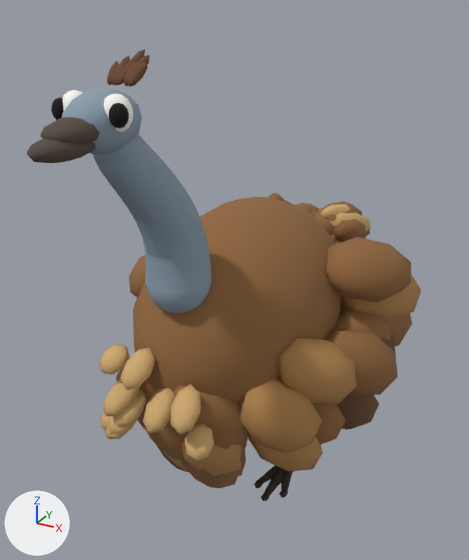
The glTF model ferramenta-shorts/web/assets/emu.glb as it was, and as the next commit left it.
Before and after are seen from a 50 mm lens placed at (1.51, -2.82, 2.73), pointed at (-0.05, 0.02, 1.3). The lights are fixed; the arrows at lower left show +X, +Y and +Z. The picture after the commit comes second. Where no turn or scale is listed for an object, it has been applied to the vertices.

The scene before the commit, as lines of its bpy script (objects in view):
```python
me_body = bpy.data.meshes.new('body')
me_body.from_pydata(...)  # 2426 vertices, 4576 faces; spans x -0.76..0.81, y -0.91..1.43, z -0.9..0.58
# faces by material slot: [1824, 1472, 384, 896]
me_body.materials.append(mat_f1)  # brown #92683f
me_body.materials.append(mat_f2)  # orange #b38650
me_body.materials.append(mat_fd)  # brown #6e4c33
me_body.materials.append(mat_f3)  # beige #d2ac72
me_head = bpy.data.meshes.new('head')
me_head.from_pydata(...)  # 684 vertices, 1312 faces; spans x -0.159..0.159, y -0.39..0.179, z -0.09..0.248
# faces by material slot: [168, 200, 336, 160, 448]
me_head.materials.append(mat_neck)  # greyish blue #8d9fae
me_head.materials.append(mat_beak)  # brown #5a4e44
me_head.materials.append(mat_white)  # white #fffdf6
me_head.materials.append(mat_pup)  # black #15110e
me_head.materials.append(mat_fd)  # brown #6e4c33
me_shinl = bpy.data.meshes.new('shinL')
me_shinl.from_pydata(...)  # 196 vertices, 356 faces; spans x -0.104..0.104, y -0.295..0.15, z -0.555..0.065
# faces by material slot: [108, 248]
me_shinl.materials.append(mat_leg)  # beige #b9a998
me_shinl.materials.append(mat_toe)  # brown #3e342c
ob_body = bpy.data.objects.new('body', me_body)
ob_body.location = (0.0, 0.0, 1.15)
ob_head = bpy.data.objects.new('head', me_head)
ob_head.location = (0.0, -1.0, 2.3)
ob_shinl = bpy.data.objects.new('shinL', me_shinl)
ob_shinl.location = (0.24, 0.12, 0.58)
# also in view: 'neckp' at (0.0, -0.76, 1.88)
```
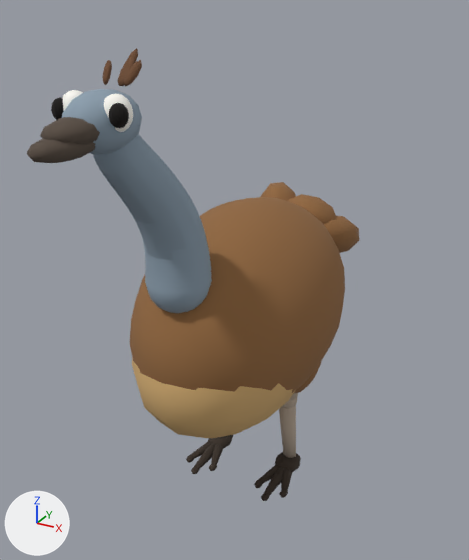
Pixel boxes (x1, y1, x2, y2) of what changed, in the pictures (469 x 560 px; the box of a moved part takes in the faces that stretch with it):
'body', reshaped (29% narrower, 13% shorter): before (99, 193, 421, 488); after (130, 182, 359, 438)
'head', reshaped (6% narrower): before (27, 49, 150, 163); after (27, 48, 142, 163)
part 1 of me_body, moved or reshaped (not visible afterwards): before (269, 193, 285, 201)
part 2 of me_body, moved or reshaped: before (295, 203, 319, 213); after (287, 194, 336, 224)
part 3 of me_body, moved or reshaped (not visible before): after (260, 182, 296, 201)
part 4 of me_body, added (beige): after (132, 357, 295, 438)
part 5 of me_body, deleted: before (99, 204, 421, 488)
part 6 of me_body, moved or reshaped: before (133, 197, 371, 449); after (130, 197, 359, 393)
part 7 of me_head, moved or reshaped: before (124, 62, 137, 86); after (124, 57, 135, 86)
part 8 of me_head, moved or reshaped: before (118, 49, 145, 85); after (120, 64, 128, 86)
part 9 of me_head, moved or reshaped: before (128, 62, 148, 87); after (102, 60, 112, 85)
part 10 of me_head, moved or reshaped: before (114, 56, 128, 86); after (121, 62, 135, 86)
part 11 of me_head, moved or reshaped: before (111, 56, 130, 86); after (117, 65, 124, 86)
part 12 of me_head, moved or reshaped: before (107, 61, 119, 85); after (124, 60, 142, 87)
part 13 of me_head, moved or reshaped: before (125, 55, 150, 85); after (123, 48, 138, 67)
'shinL', unchanged, uncovered by the edit: before (254, 465, 294, 501); after (254, 398, 301, 501)

Patch to the scene script:
```diff
--- a/ferramenta-shorts/web/assets/emu.glb.py
+++ b/ferramenta-shorts/web/assets/emu.glb.py
@@ me_body @@
-me_body.from_pydata(...)  # 2426 vertices, 4576 faces; spans x -0.76..0.81, y -0.91..1.43, z -0.9..0.58
+me_body.from_pydata(...)  # 714 vertices, 1384 faces; spans x -0.5..0.5, y -0.78..1.5, z -0.6..0.58
+# me_body part 1: the loose piece of 34 vertices spanning x -0.37..-0.2, y 0.8..1.23, z 0.16..0.38 is multiplied about its middle by the matrix ((2.139, 0.2, -0.342), (0.264, 1.4, 0.217), (0.177, 0.356, 2.105)), then moved by (0.02, 0.05, -0.13)
+# me_body part 2: the loose piece of 34 vertices spanning x -0.13..0.04, y 0.8..1.22, z 0.17..0.34 is multiplied about its middle by the matrix ((2.22, 0.039, -0.045), (0.051, 1.295, 0.323), (0.013, 0.326, 2.108)), then moved by (0.0, 0.04, -0.04)
+# me_body part 3: the loose piece of 34 vertices spanning x -0.18..-0.01, y 0.81..1.28, z 0.07..0.28 is multiplied about its middle by the matrix ((1.527, 0.365, 1.491), (-0.232, 1.235, 0.526), (-1.588, -0.032, 1.428)), then moved by (-0.18, 0.02, 0.05), in mat_f1 (brown #92683f)
+# me_body part 4: a new loose piece, a UV sphere (16 segments, 10 rings, poles along z) spanning x -0.44..0.44, y -0.78..0.54, z -0.6..0.34, in mat_f3 (beige #d2ac72)
+# me_body part 5: 53 loose pieces with 1802 vertices, spanning x -0.76..0.81, y -0.91..1.38, z -0.9..0.38, are deleted
+# me_body part 6: 1 vertex moved within x 0.16, y 0.94, z 0.23; 383 vertices removed from x -0.74..0.48, y -0.77..1.43, z -0.59..0.55; 293 vertices added at x -0.5..0.5, y -0.77..1.5, z -0.57..0.57
+# other edits to the shape of me_body do not show in these pictures
 me_body.materials.append(mat_f1)
-me_body.materials.append(mat_f2)  # orange #b38650
-me_body.materials.append(mat_fd)  # brown #6e4c33
 me_body.materials.append(mat_f3)
@@ me_head @@
-me_head.from_pydata(...)  # 684 vertices, 1312 faces; spans x -0.159..0.159, y -0.39..0.179, z -0.09..0.248
+me_head.from_pydata(...)  # 684 vertices, 1312 faces; spans x -0.159..0.159, y -0.39..0.18, z -0.09..0.25
+# me_head part 7: the loose piece of 34 vertices spanning x 0.018..0.056, y 0.059..0.146, z 0.129..0.216 is multiplied about its middle by the matrix ((0.836, 0.16, -0.548), (-0.225, 1.083, 0.112), (0.501, 0.222, 0.967)), then moved by (-0.015, 0.008, 0.008)
+# me_head part 8: the loose piece of 34 vertices spanning x -0.003..0.053, y 0.06..0.179, z 0.131..0.248 is multiplied about its middle by the matrix ((0.632, 0.345, -0.692), (-0.312, 0.855, 0.113), (0.694, -0.01, 0.6)), then moved by (-0.015, -0.009, -0.009)
+# me_head part 9: the loose piece of 34 vertices spanning x 0.043..0.09, y 0.059..0.14, z 0.13..0.209 is multiplied about its middle by the matrix ((0.131, 0.413, -0.901), (-0.436, 0.84, 0.322), (0.89, 0.351, 0.291)), then moved by (-0.136, 0.0, 0.0)
+# me_head part 10: the loose piece of 34 vertices spanning x -0.03..0.009, y 0.059..0.154, z 0.129..0.223 is scaled about its middle by (0.995, 0.956, 0.955), then moved by (0.029, -0.002, -0.002)
+# me_head part 11: the loose piece of 34 vertices spanning x -0.033..0.005, y 0.059..0.155, z 0.129..0.225 is multiplied about its middle by the matrix ((0.922, 0.154, -0.356), (-0.153, 0.95, 0.006), (0.353, -0.026, 0.895)), then moved by (0.022, -0.003, -0.003)
+# me_head part 12: the loose piece of 34 vertices spanning x -0.061..-0.023, y 0.059..0.138, z 0.129..0.208 is multiplied about its middle by the matrix ((0.75, -0.251, 0.615), (0.251, 1.005, 0.133), (-0.615, 0.134, 0.833)), then moved by (0.086, 0.003, 0.003)
+# me_head part 13: the loose piece of 34 vertices spanning x 0.028..0.083, y 0.06..0.163, z 0.131..0.232 is multiplied about its middle by the matrix ((0.76, 0.281, -0.586), (-0.188, 1.018, 0.239), (0.64, 0.046, 0.848)), then moved by (-0.045, 0.009, 0.009)
 me_head.materials.append(mat_neck)
```
